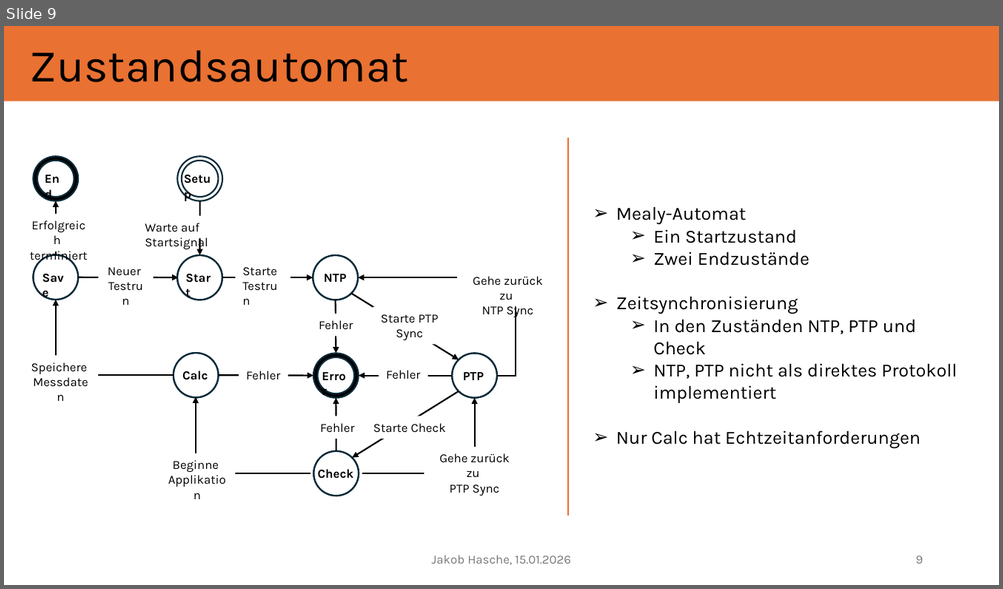
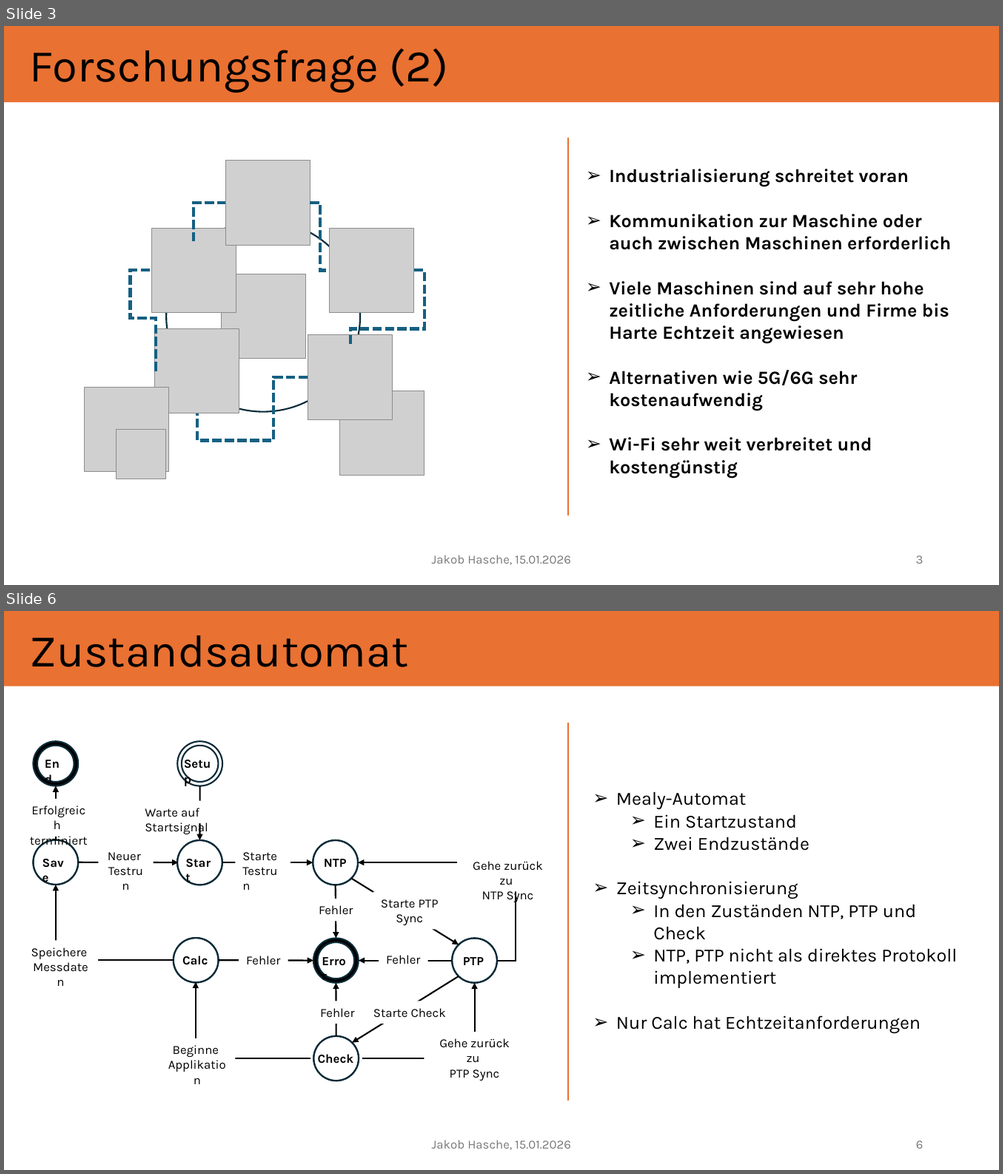
Before and after one commit to studhascja/Masterthesis, a slide deck: Präsentation der Masterarbeit Jakob Hasche.pptx. Shown one above the other, each under a label of ours: slide 9 before the commit, slides 3 and 6 after it; the slides between them are not shown. The pictures are 1003x589 and 1003x1174 pixels, drawn with LibreOffice and Linux fonts; fonts in the diff are those of the drawing; grey boxes stand for pictures. Boxes give left, top, right and bottom in pixels: in the first picture for what was removed or moved away, otherwise in the second. Text is boxed around its words. In the diff, an @@ line names an element or a change of style, - is before the commit and + after.

```diff
--- a/Präsentation der Masterarbeit Jakob Hasche.pptx
+++ b/Präsentation der Masterarbeit Jakob Hasche.pptx
@@ slide 3 added at (4, 26, 999, 585), background #FFFFFF @@
@@ rectangle added at (4, 26, 999, 102), fill #E97132 @@
@@ text added at (30, 48, 448, 93), 44 pt, text #000000 @@
+Forschungsfrage (2)
@@ line added from (568, 138) to (568, 516), #E97132 1.5 pt @@
@@ text added at (609, 169, 950, 478), 18 pt, text #000000, bold @@
+➢ Industrialisierung schreitet voran
+➢ Kommunikation zur Maschine oder auch zwischen Maschinen erforderlich
+➢ Viele Maschinen sind auf sehr hohe zeitliche Anforderungen und Firme bis Harte Echtzeit angewiesen
+➢ Alternativen wie 5G/6G sehr kostenaufwendig
+➢ Wi-Fi sehr weit verbreitet und kostengünstig
@@ group added at (84, 160, 425, 479): 9 pictures, 5 elbow lines, 1 ellipse @@
@@ text added at (432, 555, 571, 565), 12 pt, text #797979 @@
+Jakob Hasche, 15.01.2026
@@ page number added at (916, 556, 923, 564), 12 pt, text #797979 @@
+3
@@ what was slide 9 is now slide 6 @@
```
Also in this commit, not shown: 9 slides changed, 1 other slide added, 1 slide removed.
